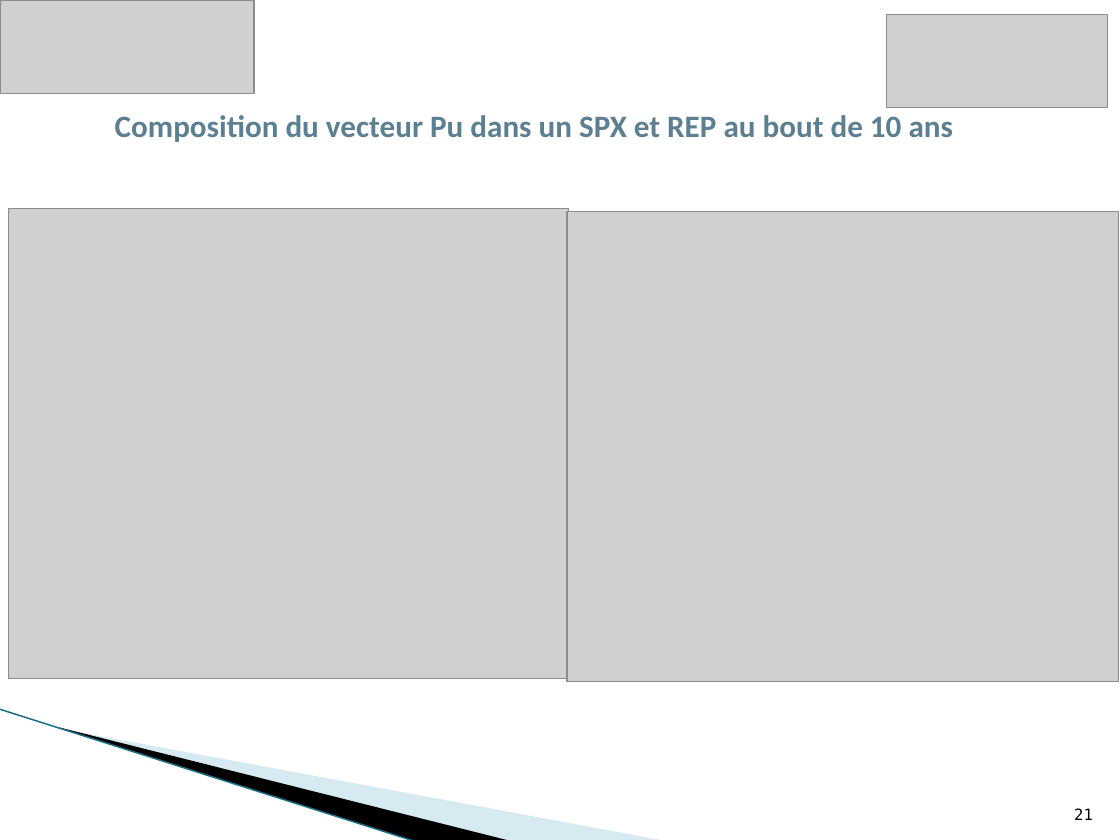
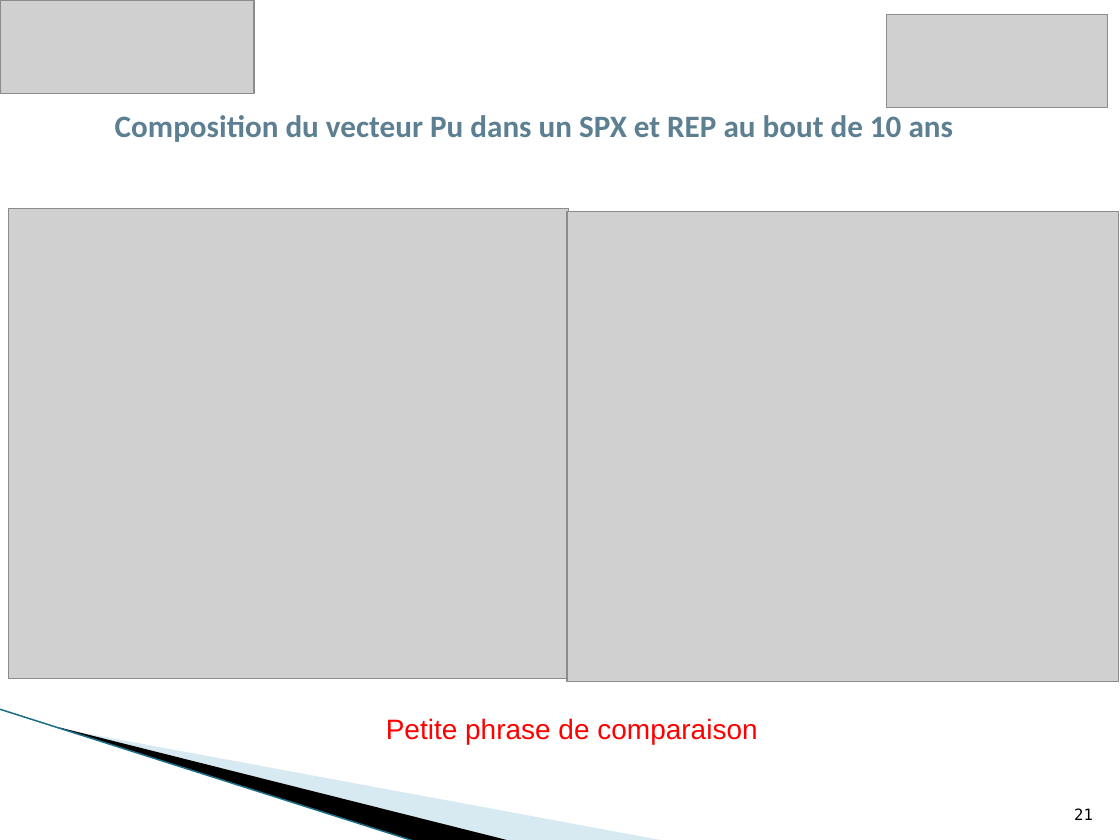
Before and after one commit to phjacquet/physor-smr-fbo, a slide deck: slide 21 of Fabien/ppt soutenance FBO.pptx. Drawn at 1120x840 pixels with LibreOffice and Linux fonts; fonts in the diff are those of the drawing; grey boxes stand for pictures; background and template pictures are left out. Boxes give left, top, right and bottom in pixels: in the first picture for what was removed or moved away, otherwise in the second. Text is boxed around its words. In the diff, an @@ line names an element or a change of style, - is before the commit and + after.

```diff
--- a/Fabien/ppt soutenance FBO.pptx
+++ b/Fabien/ppt soutenance FBO.pptx
@@ text added at [386, 718, 757, 744], 18 pt, text #FF0000 @@
+Petite phrase de comparaison
```
Also in this commit, not shown: 17 other slides changed, 1 slide added.
